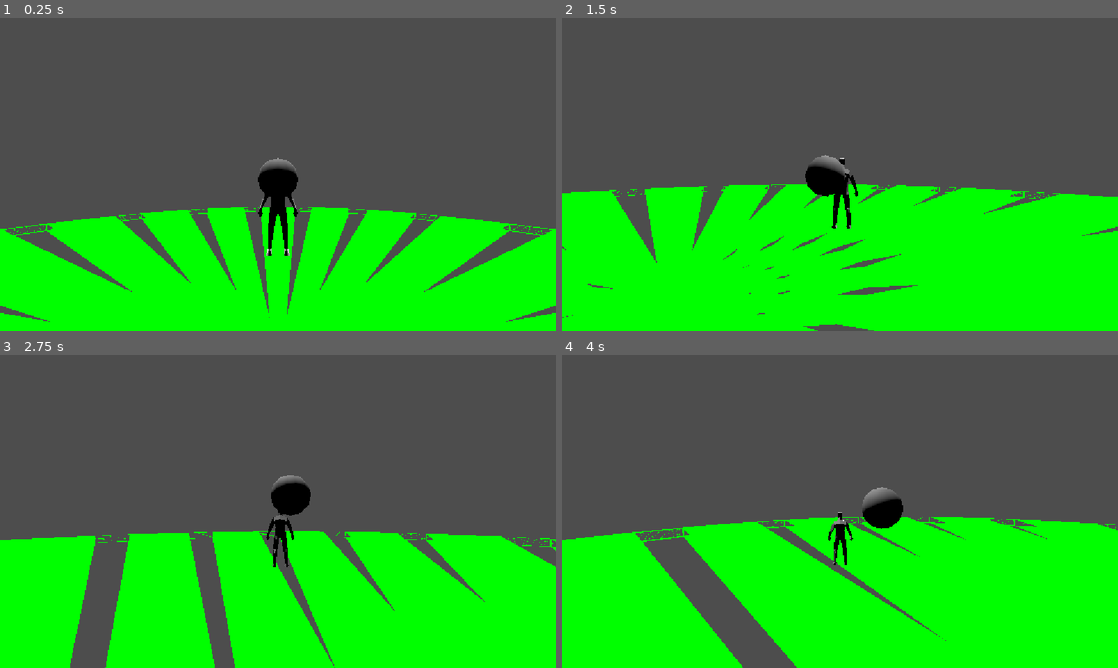
Above: before the commit, frames 1-4 (two rows, left to right).
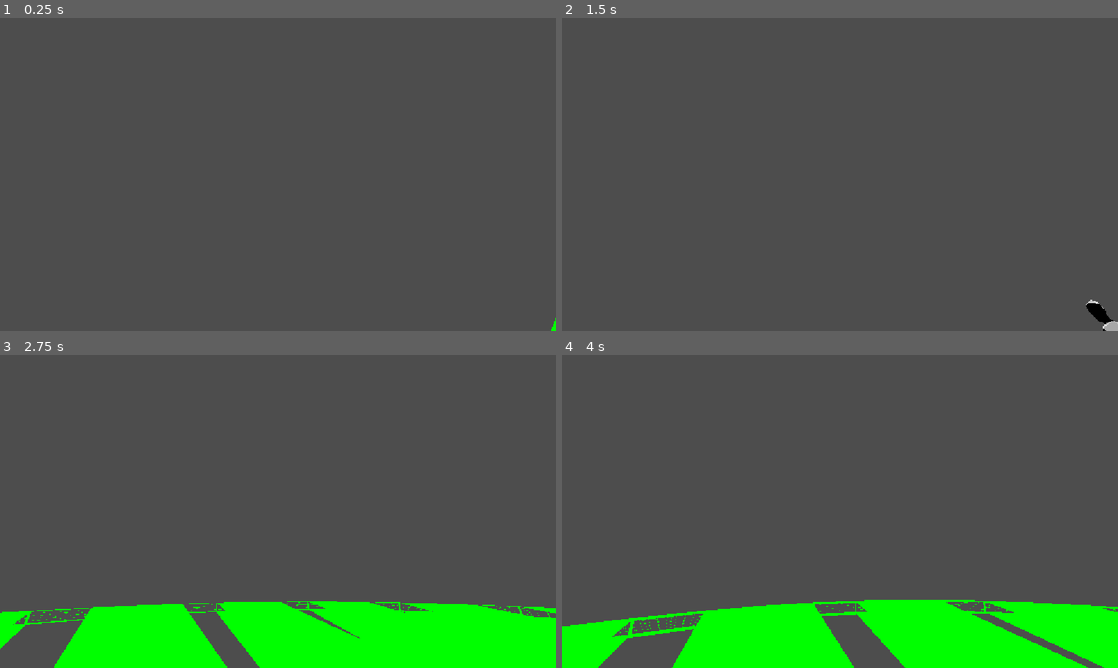
Above: after the commit, the same moments.

Repository: XMNNguyen/Soulslike_Roguelike
Game: Godot game, scene res://Scenes/main.tscn
The game is run twice, just before and just after one commit, with the same random seed, the same clock (stepped at 60 frames per second) and the same inputs.
Inputs (mouse positions are in pixels of both pictures, inside the frame that each line leads up to):
- Up to frame 1 (0.25 s): no input
- Up to frame 2 (1.5 s): move the mouse to (867, 174) at 0.52 s; hold W (forward) from 0.53 s (still down); tap Space (dodge) at 0.6, 1.35 s; move the mouse to (812, 174) at 1.27 s
- Up to frame 3 (2.75 s): keep holding W (forward); move the mouse to (289, 505) at 2.02 s; tap Space (dodge) at 2.1 s
- Up to frame 4 (4 s): keep holding W (forward); move the mouse to (834, 517) at 2.77 s; tap Space (dodge) at 2.85, 3.6 s; move the mouse to (878, 514) at 3.52 s

The runs differ from the first frame. In frame 1, 33% of the frame differs, in the area x 0-100%, y 44-100%; in frame 2, 44%, in the area x 0-100%, y 43-100%; in frame 3, 24%; in frame 4, 30%.

Commit message:
first implementation of camera follow

Diff:
--- a/soulslike-roguelike/Scenes/Entities/Camera/user_camera.tscn
+++ b/soulslike-roguelike/Scenes/Entities/Camera/user_camera.tscn
@@ -15,4 +15,6 @@
 
 [node name="CSGSphere3D" type="CSGSphere3D" parent="Pivot/SpringArm3D/Camera3D" unique_id=2081252035]
 
+[node name="CSGSphere3D" type="CSGSphere3D" parent="Pivot" unique_id=1412460164]
+
 [node name="CSGSphere3D" type="CSGSphere3D" parent="." unique_id=1160670051]
--- a/soulslike-roguelike/Scripts/Entities/Camera/user_camera.gd
+++ b/soulslike-roguelike/Scripts/Entities/Camera/user_camera.gd
@@ -49,7 +49,7 @@
 	previous_player_position = target.global_position
 
 	# Always face the player.
-	var look_direction := target.global_position - camera.global_position
+	var look_direction := global_position
 
 	if look_direction.length_squared() > 0.001:
 		var desired_rotation := Basis.looking_at(
--- a/soulslike-roguelike/Scripts/main.gd
+++ b/soulslike-roguelike/Scripts/main.gd
@@ -115,4 +115,4 @@
 		return
 
 	current_level.assign_camera(player.head_pos)
-	player.cur_camera =  current_level.get_player_camera()
+	player.cur_camera =  current_level.user_camera
